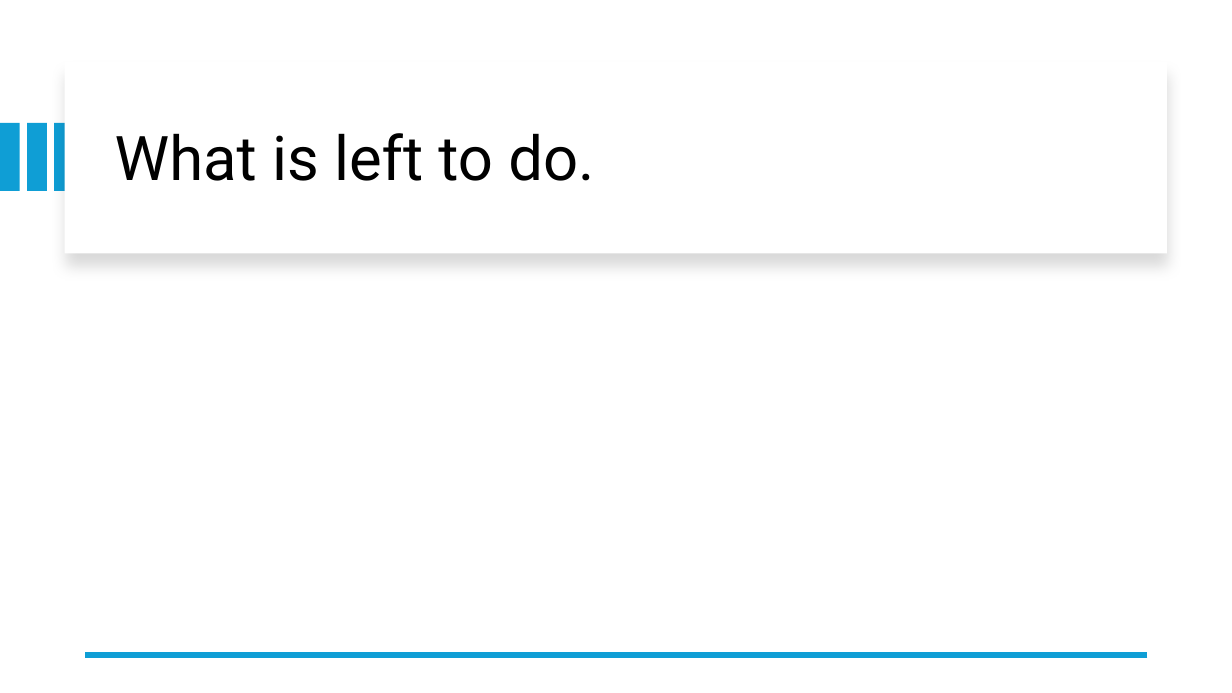
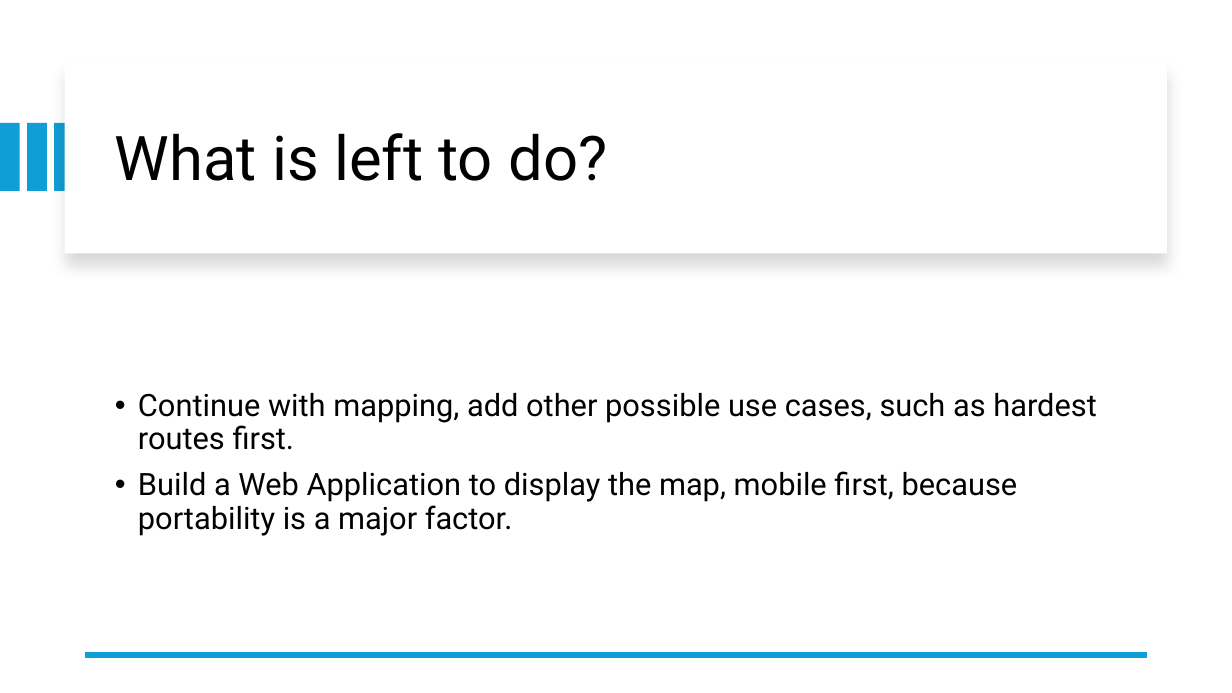
Before and after one commit to DogPope/FYP-Development, a slide deck: slide 3 of FYP Interim Slide Templates.pptx. Drawn at 1232x693 pixels with LibreOffice and Linux fonts; fonts in the diff are those of the drawing. Boxes give left, top, right and bottom in pixels: in the first picture for what was removed or moved away, otherwise in the second. Text is boxed around its words. In the diff, an @@ line names an element or a change of style, - is before the commit and + after.

```diff
--- a/FYP Interim Slide Templates.pptx
+++ b/FYP Interim Slide Templates.pptx
@@ title at bbox=[115, 133, 607, 181]: text changed @@
-What is left to do.
+What is left to do?
@@ text added at bbox=[138, 393, 1096, 536], 24 pt, text #000000 @@
+• Continue with mapping, add other possible use cases, such as hardest routes first.
+• Build a Web Application to display the map, mobile first, because portability is a major factor.
```
Also in this commit, not shown: 2 other slides changed, 1 slide added, 1 slide removed, 14 other files.
